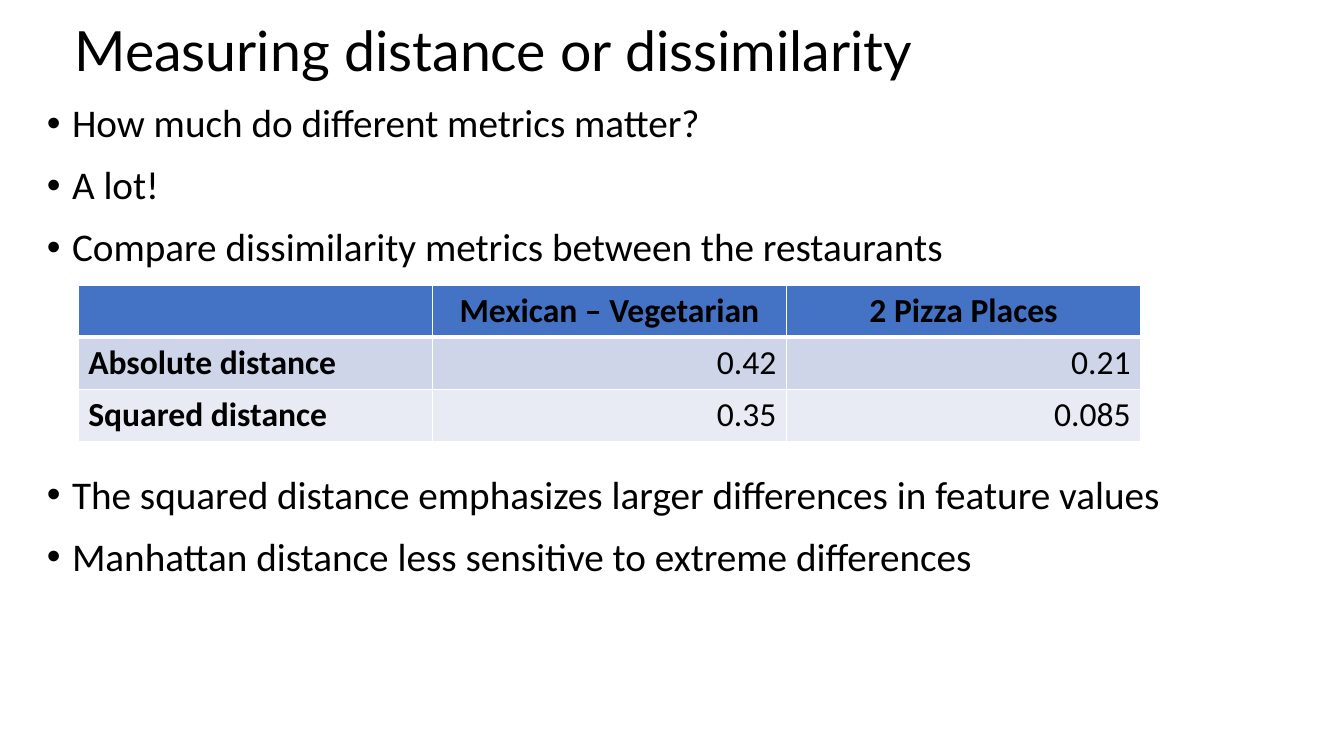
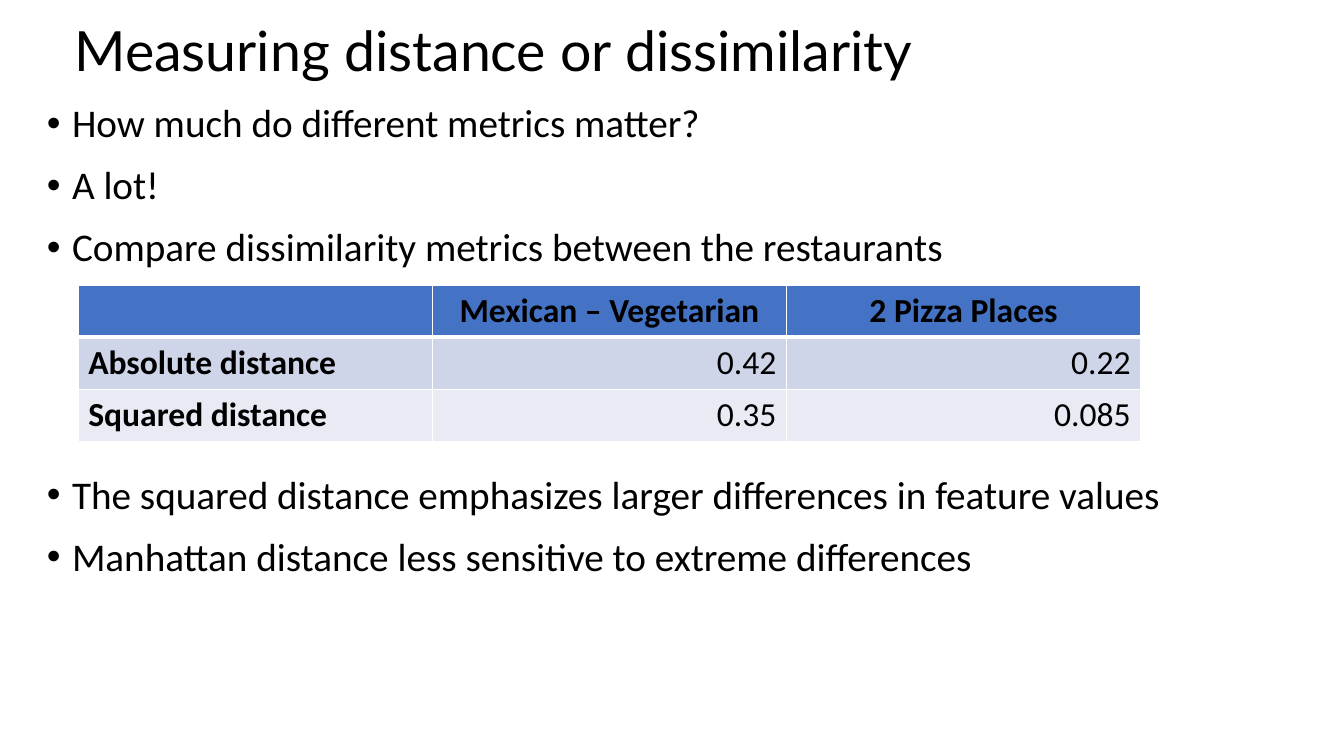
Before and after one commit to StephenElston/CSCI-E-108, a slide deck: slide 22 of slides/4_DistanceAndSimilarityMeasures_Part1.pptx. Drawn at 1344x756 pixels with LibreOffice and Linux fonts; fonts in the diff are those of the drawing. Boxes give left, top, right and bottom in pixels: in the first picture for what was removed or moved away, otherwise in the second. Text is boxed around its words. In the diff, an @@ line names an element or a change of style, - is before the commit and + after.

```diff
--- a/slides/4_DistanceAndSimilarityMeasures_Part1.pptx
+++ b/slides/4_DistanceAndSimilarityMeasures_Part1.pptx
@@ table at (79,285,1140,442) @@
-row 2, column 3: 0.21
+row 2, column 3: 0.22
```
Also in this commit, not shown: 4 other slides changed.
